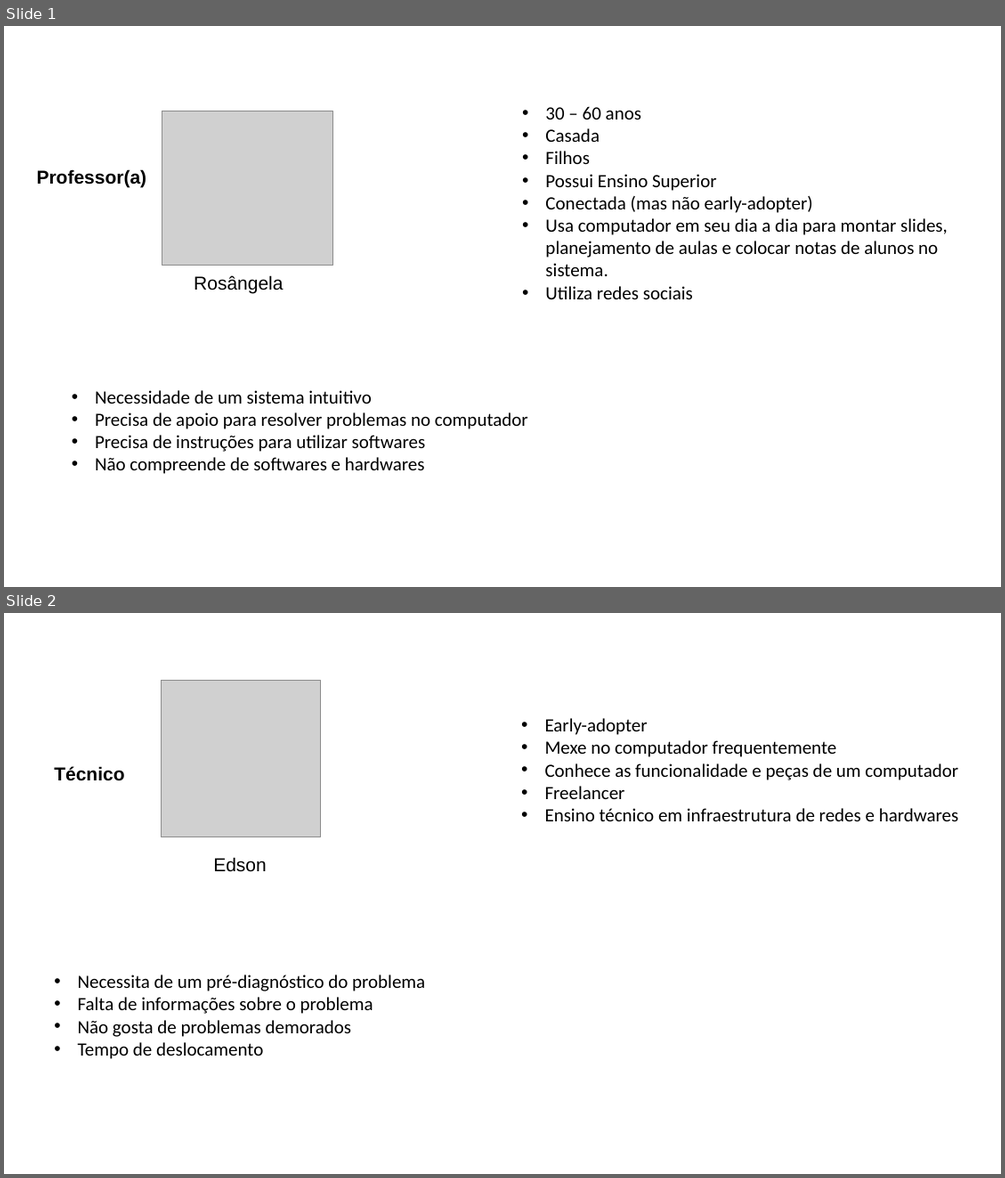
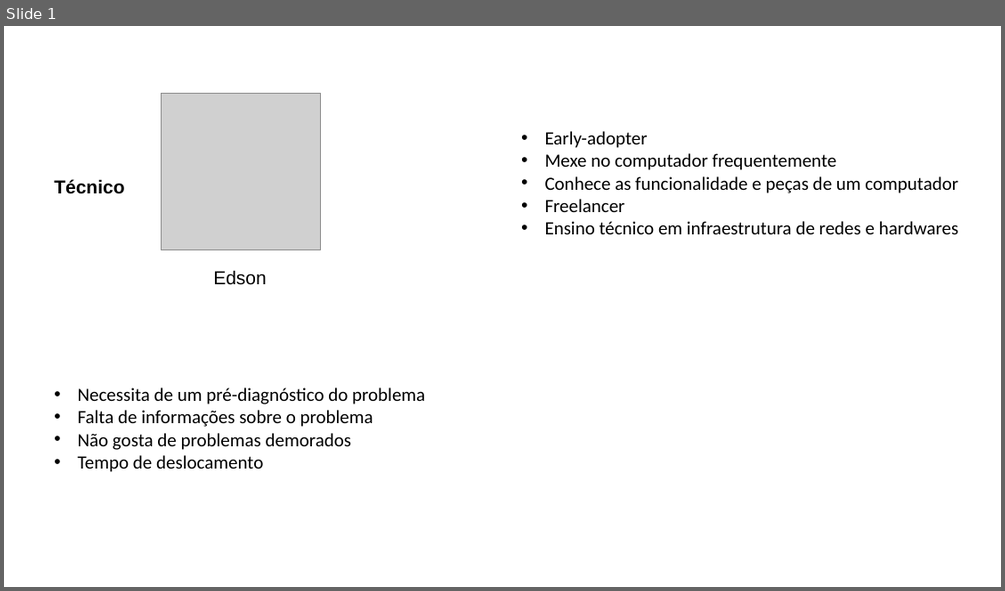
Before and after one commit to BandTec/grupo-04-adsb-20201, a slide deck: Documentação/Proto-persona/Proto-Persona.pptx. Shown one above the other, each under a label of ours: slides 1 and 2 before the commit, slide 1 after it. The pictures are 1005x1178 and 1005x591 pixels, drawn with LibreOffice and Linux fonts; fonts in the diff are those of the drawing; grey boxes stand for pictures; background and template pictures are left out. Boxes give left, top, right and bottom in pixels: in the first picture for what was removed or moved away, otherwise in the second. Text is boxed around its words. In the diff, an @@ line names an element or a change of style, - is before the commit and + after.

```diff
--- a/Documentação/Proto-persona/Proto-Persona.pptx
+++ b/Documentação/Proto-persona/Proto-Persona.pptx
@@ slide 1 removed at <box>4,26,1001,587</box>, background picture (left out) @@
@@ picture removed at <box>162,111,333,265</box> @@
@@ text removed at <box>545,106,947,299</box> @@
-• 30 – 60 anos
-• Casada
-• Filhos
-• Possui Ensino Superior
-• Conectada (mas não early-adopter)
-• Usa computador em seu dia a dia para montar slides, planejamento de aulas e colocar notas de alunos no sistema.
-• Utiliza redes sociais
@@ text removed at <box>37,169,147,187</box> @@
-Professor(a)
@@ text removed at <box>194,275,283,293</box> @@
-Rosângela
@@ text removed at <box>95,390,528,474</box> @@
-• Necessidade de um sistema intuitivo
-• Precisa de apoio para resolver problemas no computador
-• Precisa de instruções para utilizar softwares
-• Não compreende de softwares e hardwares
@@ what was slide 2 is now slide 1 @@
```
Also in this commit, not shown: 8 other files.
